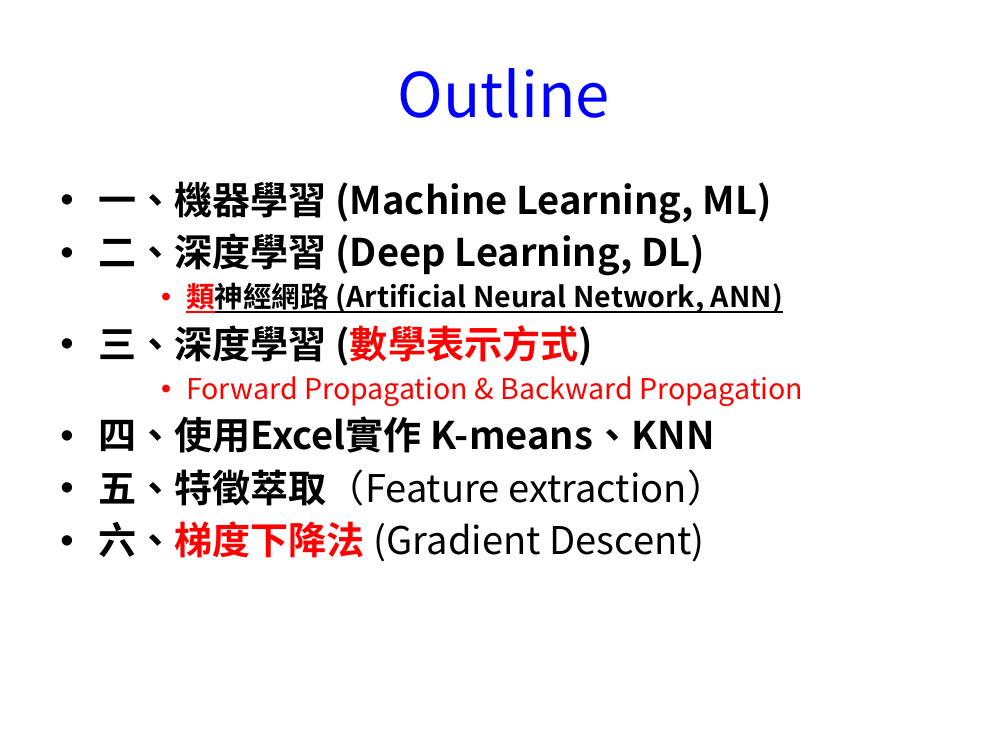
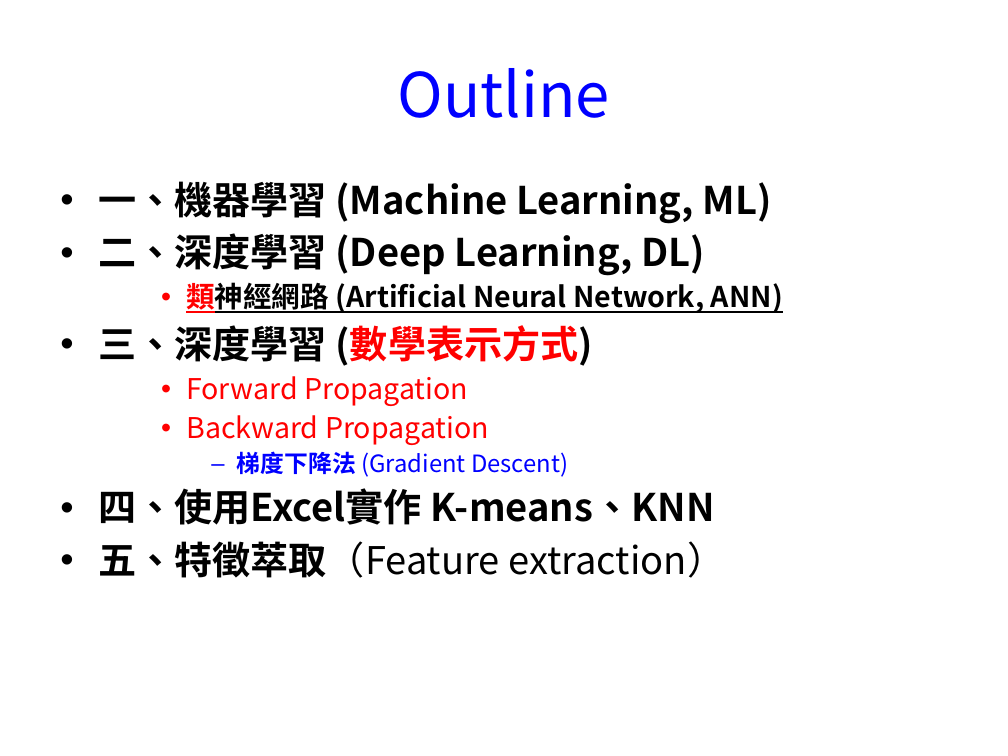
Before and after one commit to chih-chengwu/Artificial-Intelligence-MD, a slide deck: slide 5 of 深度學習-濃縮整理教材內容.ppt. Drawn at 1008x756 pixels with LibreOffice and Linux fonts; fonts in the diff are those of the drawing; background and template pictures are left out. Boxes give left, top, right and bottom in pixels: in the first picture for what was removed or moved away, otherwise in the second. Text is boxed around its words. In the diff, an @@ line names an element or a change of style, - is before the commit and + after.

```diff
--- a/深度學習-濃縮整理教材內容.ppt
+++ b/深度學習-濃縮整理教材內容.ppt
@@ text at [186, 376, 568, 477]: text changed @@
-    • Forward Propagation & Backward Propagation
+    • Forward Propagation
+    • Backward Propagation
+      – 梯度下降法 (Gradient Descent)
@@ text at [98, 521, 704, 562]: paragraph removed @@
-• 六、梯度下降法 (Gradient Descent)
```
Also in this commit, not shown: 19 other files.
